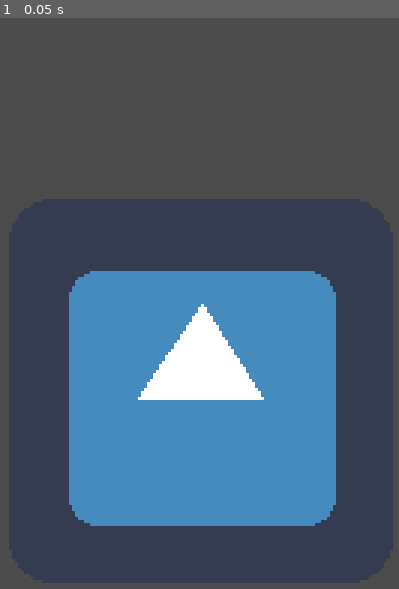
Above: before the commit, frame 1.
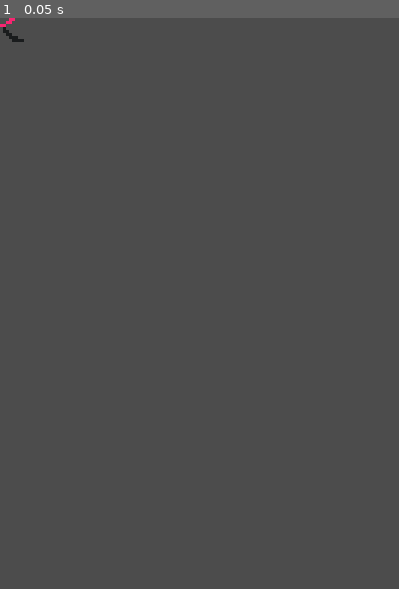
Above: after the commit, the same moment.

Repository: rivergillis/kinda-2048
Game: Godot game, scene res://Main.tscn
The game is run twice, just before and just after one commit, with the same random seed, the same clock (stepped at 60 frames per second) and the same inputs. The engine's default icon, where the game draws it, is replaced by a stand-in: a white triangle on a blue panel in a dark square.
Inputs:
- Up to frame 1 (0.05 s): no input

The runs differ from the first frame. In frame 1, 30% of the frame differs, in the area x 0-85%, y 0-89%.

Commit message:
Add simple sprites

Diff:
--- a/Main.tscn
+++ b/Main.tscn
@@ -1,7 +1,7 @@
 [gd_scene load_steps=2 format=2]
 
-[ext_resource path="res://icon.png" type="Texture" id=1]
+[ext_resource path="res://Player.tscn" type="PackedScene" id=1]
 
-[node name="icon" type="Sprite"]
-position = Vector2( 67.0604, 124.351 )
-texture = ExtResource( 1 )
+[node name="Node2D" type="Node2D"]
+
+[node name="Player" parent="." instance=ExtResource( 1 )]
--- /dev/null
+++ b/Player.tscn
@@ -0,0 +1,18 @@
+[gd_scene load_steps=3 format=2]
+
+[ext_resource path="res://sprites/player.png" type="Texture" id=1]
+
+[sub_resource type="RectangleShape2D" id=1]
+extents = Vector2( 8, 8 )
+
+[node name="Player" type="KinematicBody2D"]
+__meta__ = {
+"_edit_group_": true
+}
+
+[node name="Sprite" type="Sprite" parent="."]
+texture = ExtResource( 1 )
+
+[node name="CollisionShape2D" type="CollisionShape2D" parent="."]
+visible = false
+shape = SubResource( 1 )
Binary file added: sprites/bg-tile.png
Not shown, added: sprites/bg-tile.png.import
Binary file added: sprites/player.png
Not shown, added: sprites/player.png.import
Binary file added: sprites/sources/bg-tile.aseprite
Binary file added: sprites/sources/player.aseprite
